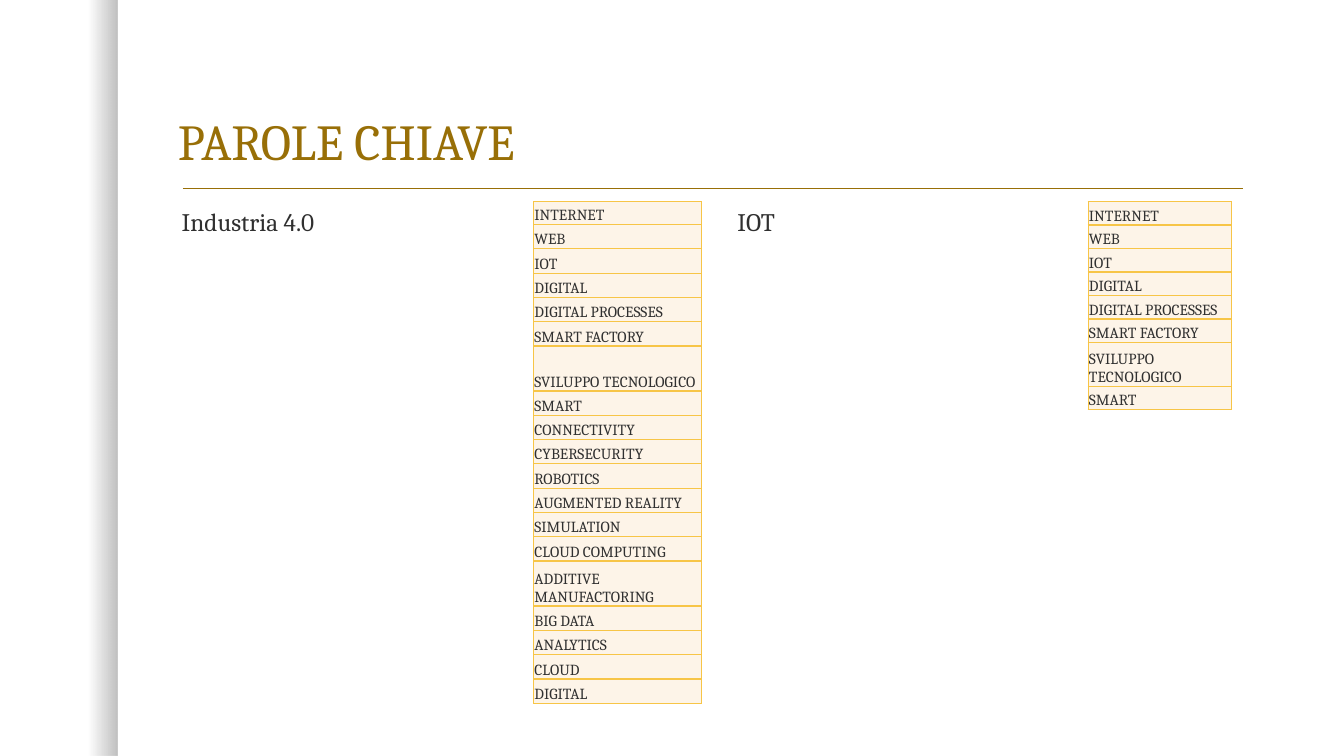
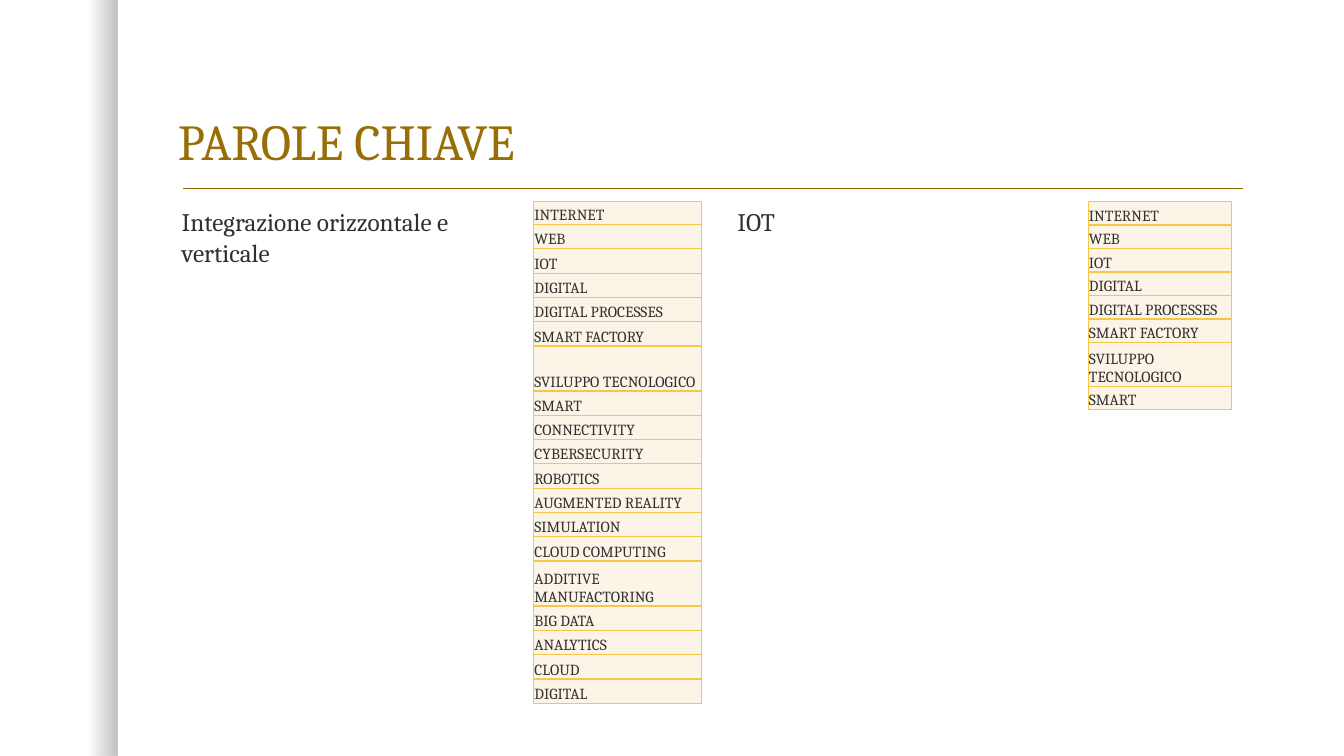
Before and after one commit to AdolfoCA/OI-Project, a slide deck: slide 5 of REPORT.pptx. Drawn at 1344x756 pixels with LibreOffice and Linux fonts; fonts in the diff are those of the drawing; background and template pictures are left out. Boxes give left, top, right and bottom in pixels: in the first picture for what was removed or moved away, otherwise in the second. Text is boxed around its words. In the diff, an @@ line names an element or a change of style, - is before the commit and + after.

```diff
--- a/REPORT.pptx
+++ b/REPORT.pptx
@@ text at [182, 213, 448, 263]: text changed @@
-Industria 4.0
+Integrazione orizzontale e verticale
```
Also in this commit, not shown: 2 other slides changed, 1 other file.
